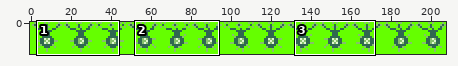
Pixel-art file -- assets/sprites/gunbot.aseprite. The first picture is a wide view before the edit; the outline marks the close-up.
Close-up. Earlier state:
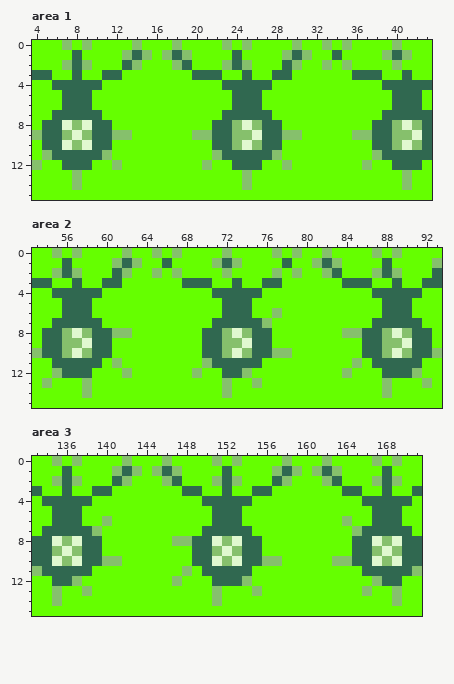
208x16 pixels, 1 frame. Shown: area 1: x 4..43, y 0..15; area 2: x 53..93, y 0..15; area 3: x 133..171, y 0..15. The commit also changed other parts of the picture, which this record leaves out.
New version:
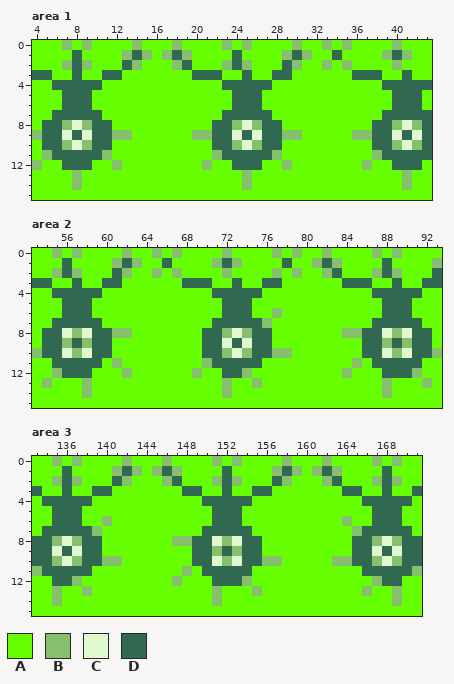
Palette (. is transparent): A #65ff00  B #86c06c  C #e0f8cf  D #306850
Edits made:
--- area 1
@@ x 4..43 @@
  7 AADDDDDAAAAAAAAAAAADDDDDAAAAAAAAAAADDDDD
- 8 ADDCBCDDAAAAAAAAAADDBCBDDAAAAAAAAADDBCBD
- 9 BDDBCBDDBBAAAAAABBDDBBCDDBBAAAAABBDDBBCD
-10 ADDCBCDDAAAAAAAAAADDBCBDDAAAAAAAAADDBCBD
+ 8 ADDBCBDDAAAAAAAAAADDBCBDDAAAAAAAAADDBCBD
+ 9 BDDCDCDDBBAAAAAABBDDCDCDDBBAAAAABBDDCDCD
+10 ADDBCBDDAAAAAAAAAADDBCBDDAAAAAAAAADDBCBD
 11 ABDDDDDBAAAAAAAAAABDDDDDBAAAAAAAAABDDDDD
--- area 2
@@ x 53..93 @@
  7 AADDDDDAAAAAAAAAAADDDDDBAAAAAAAAAADDDDDAA
- 8 ADDBCBDDBBAAAAAAADDBCBDDAAAAAAABBDDBCBDDA
- 9 ADDBBCDDAAAAAAAAADDBBCDDAAAAAAAAADDBBCDDA
-10 BDDBCBDDAAAAAAAAADDBCBDDBBAAAAAAADDBCBDDB
+ 8 ADDCBCDDBBAAAAAAADDBCBDDAAAAAAABBDDCBCDDA
+ 9 ADDBDBDDAAAAAAAAADDCDCDDAAAAAAAAADDBDBDDA
+10 BDDCBCDDAAAAAAAAADDBCBDDBBAAAAAAADDCBCDDB
 11 AADDDDDABAAAAAAAABDDDDDAAAAAAAAABADDDDDAA
--- area 3
@@ x 133..171 @@
  7 ADDDDDBAAAAAAAAAADDDDDAAAAAAAAAABDDDDDA
- 8 DDCBCDDAAAAAAABBDDCBCDDAAAAAAAAADDCBCDD
- 9 DDBCBDDAAAAAAAAADDBCBDDAAAAAAAAADDBCBDD
-10 DDCBCDDBBAAAAAAADDCBCDDBBAAAAABBDDCBCDD
+ 8 DDBCBDDAAAAAAABBDDCBCDDAAAAAAAAADDBCBDD
+ 9 DDCDCDDAAAAAAAAADDBDBDDAAAAAAAAADDCDCDD
+10 DDBCBDDBBAAAAAAADDCBCDDBBAAAAABBDDBCBDD
 11 BDDDDDAAAAAAAAABADDDDDAAAAAAAAAAADDDDDB
